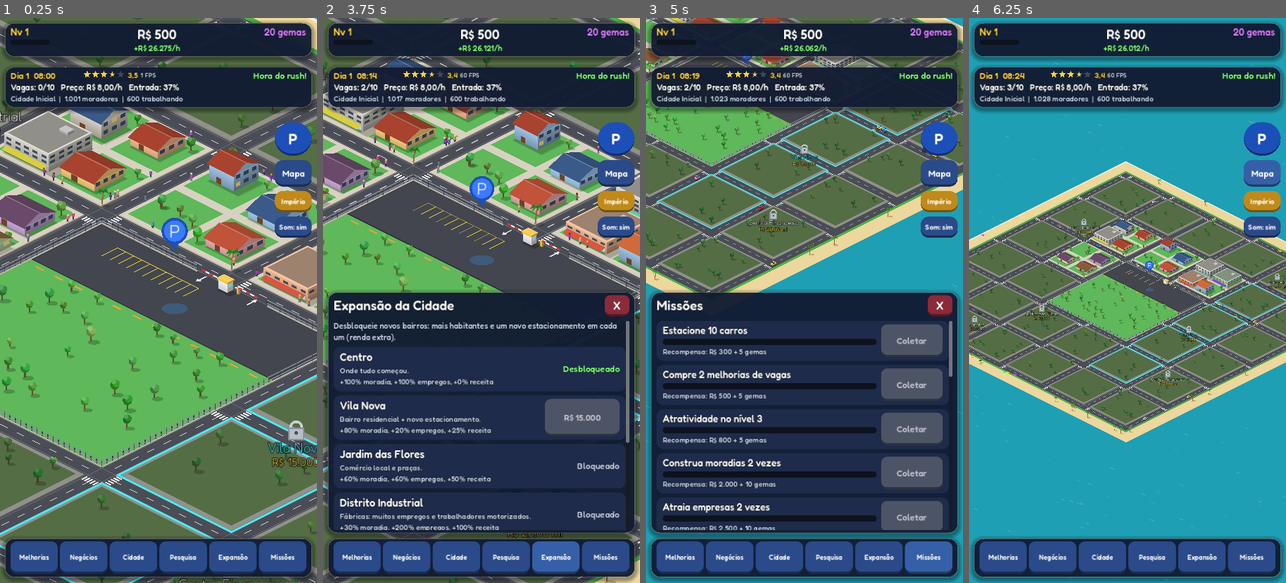
Above: before the commit, frames 1-4 (left to right).
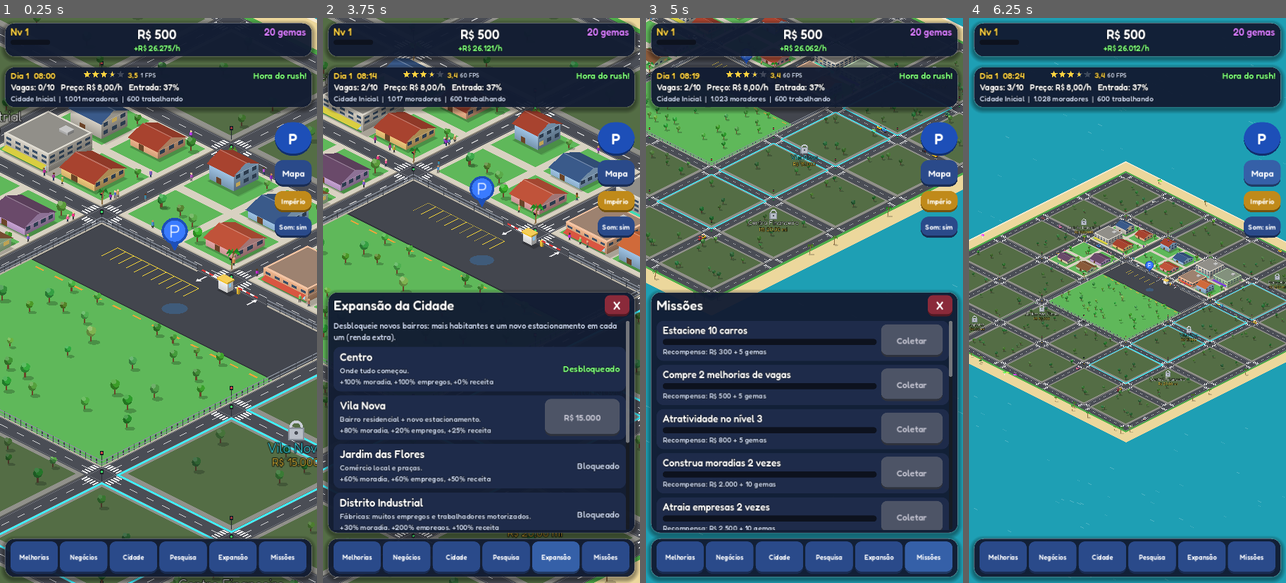
Above: after the commit, the same moments.

Repository: gtvmoura/gamess
Game: Godot game, scene res://scenes/main.tscn
Same seed, same stepped clock (60 frames per second), same inputs: the game is played once before the commit and once after it.
Inputs:
- Up to frame 1 (0.25 s): no input
- Up to frame 2 (3.75 s): click "Melhorias" at 0.5 s; click "Negócios" at 1.25 s; click "Cidade" at 2 s; click "Pesquisa" at 2.75 s; click "Expansão" at 3.5 s
- Up to frame 3 (5 s): click "Missões" at 4.25 s
- Up to frame 4 (6.25 s): click "P" at 5 s; click "Mapa" at 5.75 s

The runs differ from the first frame. In frame 1, 0.4% of the frame differs, in the area x 25-80%, y 0-100%; in frame 2, 0.1%; in frame 3, 0.2%; in frame 4, 0.2%.

Commit message:
Corrige sumiço dos prédios (e lag), semáforos e pedestres com prioridade
- Bug: quarteirões reconstruídos não apagavam os antigos (acumulavam,
  causando lag) e uma limpeza do estacionamento apagava todos
- Semáforos em todos os cruzamentos (ciclo de 16 s com amarelo e
  vermelho geral); carros param antes da faixa no vermelho
- Pedestres esperam na esquina e só atravessam quando os carros daquela
  rua estão parados; faixas nos 4 lados de cada cruzamento
- Carros nunca avançam sobre pedestre atravessando

Co-Authored-By: Claude Opus 5.5 <noreply@anthropic.com>
Claude-Session: https://claude.ai/code/session_01MiRi1d4oFeeXUf8TJouCqA

Diff:
--- a/estacionamento-tycoon/scripts/crowd.gd
+++ b/estacionamento-tycoon/scripts/crowd.gd
@@ -15,7 +15,8 @@
 var rng := RandomNumberGenerator.new()
 var peds: Array = []          # cada um: Dictionary
 var open_blocks: Array = []   # quarteirões desbloqueados (Vector2i)
-var layers := {}              # "bx,by,f" -> Node2D (f = 0 atrás, 1 na frente)
+var layers := {}
+var crossing: Array = []      # posições de quem está atravessando a rua agora (carros esperam)              # "bx,by,f" -> Node2D (f = 0 atrás, 1 na frente)
 var _acc := 0.0
 var _t := 0.0
 
@@ -121,6 +122,9 @@
 				p.next_k = nk
 				p.to = _corner(nb, nk)
 				p.pos = here
+				# espera o sinal na esquina antes de atravessar
+				p.wait = true
+				p.along_x = absf((p.to as Vector2).x - here.x) > absf((p.to as Vector2).y - here.y)
 				return
 	p.to = _corner(b, int(p.k) + int(p.dir) + 4)
 
@@ -130,6 +134,11 @@
 		return
 	_t += delta
 	for p in peds:
+		if p.get("wait", false):
+			if world.ped_can_cross(bool(p.along_x)):
+				p.wait = false
+			else:
+				continue
 		var to: Vector2 = p.to
 		var pos: Vector2 = p.pos
 		var d := pos.distance_to(to)
@@ -140,6 +149,10 @@
 		else:
 			p.v = (to - pos) / d
 			p.pos = pos + p.v * step
+	crossing.clear()
+	for p in peds:
+		if p.cross and not p.get("wait", false):
+			crossing.append(p.pos)
 	_acc += delta
 	if _acc < 1.0 / REDRAW_HZ:
 		return
--- a/estacionamento-tycoon/scripts/world.gd
+++ b/estacionamento-tycoon/scripts/world.gd
@@ -105,6 +105,10 @@
 	camera.make_current()
 	focus_lot(true)
 	spot_cars.resize(Game.spots())
+	signals = Node2D.new()
+	signals.position = Vector2(0, -100000)  # desenhado antes (y-sort), abaixo dos prédios
+	signals.draw.connect(_draw_signals)
+	objects.add_child(signals)
 	crowd = CrowdScript.new()
 	crowd.world = self
 	add_child(crowd)
@@ -311,7 +315,7 @@
 	if not b.is_empty():
 		node.ops.append(["b", b])
 	objects.add_child(node)
-	_static_nodes.append(node)
+	_last_block_node = node
 
 
 # ---------------------------------------------------------------- Sprites (Kenney, CC0)
@@ -631,6 +635,7 @@
 		_try_arrival(false)
 	_update_daylight()
 	_process_pending(2)
+	_update_lights(delta)
 	_frame += 1
 	if _frame % 2 == 0:
 		_keep_distance()
@@ -733,6 +738,88 @@
 	return best
 
 
+# ---------------------------------------------------------------- Semáforos
+
+const LIGHT_CYCLE := 16.0
+var light_t := 0.0
+var _light_state := ""
+var signals: Node2D
+
+
+## Ruas horizontais (ao longo de x) com sinal verde para carros.
+func h_green() -> bool:
+	return light_t < 6.5
+
+
+func v_green() -> bool:
+	return light_t >= 8.0 and light_t < 14.5
+
+
+## Pedestre pode começar a atravessar uma rua vertical (andando em x) ou horizontal (em y).
+func ped_can_cross(along_x: bool) -> bool:
+	if along_x:
+		return light_t < 3.5
+	return light_t >= 8.0 and light_t < 11.5
+
+
+func _light_color(green: bool, t_end: float) -> Color:
+	if green:
+		return Color("ffd23f") if light_t > t_end - 1.5 else Color("3fe06a")
+	return Color("ff4a4a")
+
+
+func _update_lights(delta: float) -> void:
+	light_t = fmod(light_t + delta, LIGHT_CYCLE)
+	var st := "%s%s%s" % [h_green(), v_green(), light_t > 5.0 and light_t < 6.5 or light_t > 13.0 and light_t < 14.5]
+	if st != _light_state:
+		_light_state = st
+		signals.queue_redraw()
+
+
+func _draw_signals() -> void:
+	var b = Batch.new()
+	var hc := _light_color(h_green(), 6.5)
+	var vc := _light_color(v_green(), 14.5)
+	for cx in ROADS:
+		for cy in ROADS:
+			var kx: float = cx - 0.5
+			var ky: float = cy - 0.5
+			if LOT.has_point(Vector2(kx + 0.5, ky + 0.5)) or kx <= 0.0 or ky <= 0.0 or kx >= MAP - 1.0 or ky >= MAP - 1.0:
+				continue
+			# poste para quem anda em x (canto de baixo) e para quem anda em y (canto de cima)
+			for pole in [[Vector2(kx + 1.08, ky + 1.08), hc], [Vector2(kx - 0.08, ky - 0.08), vc]]:
+				var base := Iso.pg(pole[0], 2.6) - signals.position
+				b.draw_line(base, base - Vector2(0, 20), Color("2b2f36"), 2.0)
+				b.draw_colored_polygon(PackedVector2Array([base + Vector2(-3, -27), base + Vector2(3, -27), base + Vector2(3, -18), base + Vector2(-3, -18)]), Color("1b1e24"))
+				b.draw_circle(base - Vector2(0, 22.5), 2.3, pole[1])
+	b.flush(signals.get_canvas_item())
+
+
+## Para no sinal vermelho antes da faixa de pedestres.
+func _red_light_stop(g: Vector2, dir: Vector2) -> bool:
+	if LOT.grow(-0.2).has_point(g):
+		return false
+	if absf(dir.x) > 0.7:
+		if h_green():
+			return false
+		for c in ROADS:
+			var k: float = c - 0.5
+			if dir.x > 0.0 and g.x > k - 1.05 and g.x < k - 0.68:
+				return true
+			if dir.x < 0.0 and g.x < k + 2.05 and g.x > k + 1.68:
+				return true
+	elif absf(dir.y) > 0.7:
+		if v_green():
+			return false
+		for c in ROADS:
+			var k: float = c - 0.5
+			if dir.y > 0.0 and g.y > k - 1.05 and g.y < k - 0.68:
+				return true
+			if dir.y < 0.0 and g.y < k + 2.05 and g.y > k + 1.68:
+				return true
+	return false
+
+
 ## Carros mantêm distância do carro da frente na mesma faixa (sem se atravessar).
 func _keep_distance() -> void:
 	var cells := {}
@@ -745,6 +832,7 @@
 		if not cells.has(key):
 			cells[key] = []
 		cells[key].append(c)
+	var crowd_crossing: Array = crowd.crossing if crowd else []
 	for c in moving:
 		var g: Vector2 = c.grid
 		var dir: Vector2 = c.dir
@@ -772,6 +860,16 @@
 					blocked = true
 					break
 				if blocked:
+					break
+		if not blocked and c.visible:
+			blocked = _red_light_stop(g, dir)
+		# nunca passa por cima de pedestre atravessando
+		if not blocked:
+			for pp in crowd_crossing:
+				var dp: Vector2 = pp - g
+				var al := dp.dot(dir)
+				if al > 0.0 and al < 0.8 and absf(dp.x * dir.y - dp.y * dir.x) < 0.35:
+					blocked = true
 					break
 		c.hold = blocked
 
@@ -1214,6 +1312,10 @@
 					Iso.quad(g, o, kx + 1.05, ky + q, 0.35, 0.09, 0, Color("f2f2f2"))
 				if ky + 1.4 < MAP:
 					Iso.quad(g, o, kx + q, ky + 1.05, 0.09, 0.35, 0, Color("f2f2f2"))
+				if kx - 0.4 > 0.0:
+					Iso.quad(g, o, kx - 0.4, ky + q, 0.35, 0.09, 0, Color("f2f2f2"))
+				if ky - 0.4 > 0.0:
+					Iso.quad(g, o, kx + q, ky - 0.4, 0.09, 0.35, 0, Color("f2f2f2"))
 	_draw_lot(g, o)
 
 
